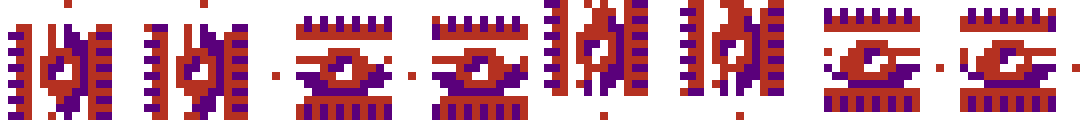
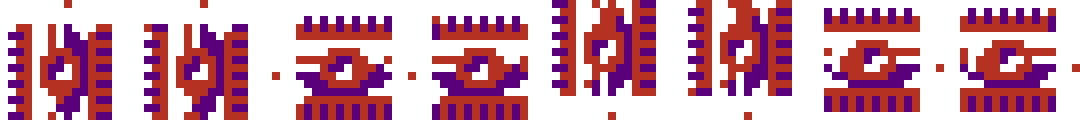
Layer changes from the first 1080×128 image to the second:
painted on "Слой 1" over [544, 0, 792, 120]
